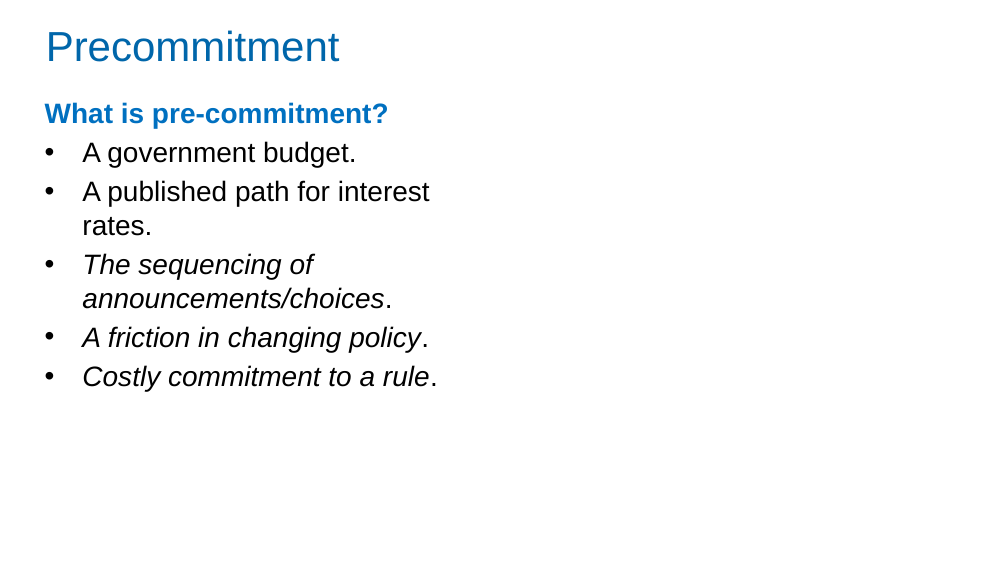
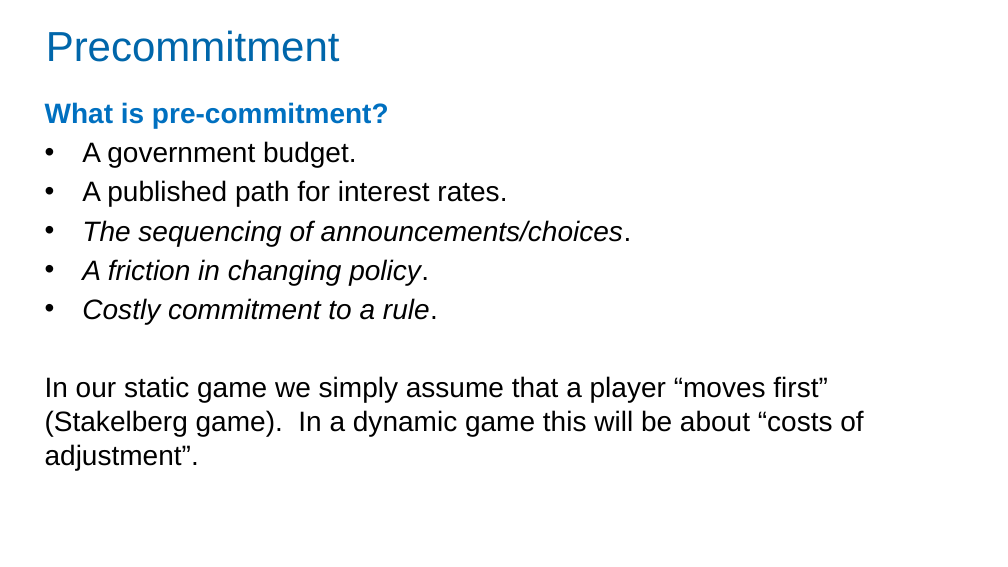
Before and after one commit to Zjub/TVHENZ, a slide deck: slide 10 of MF coordination/SI_game/Monetary and Fiscal Policy Coordination.pptx. Drawn at 1008x567 pixels with LibreOffice and Linux fonts; fonts in the diff are those of the drawing. Boxes give left, top, right and bottom in pixels: in the first picture for what was removed or moved away, otherwise in the second. Text is boxed around its words. In the diff, an @@ line names an element or a change of style, - is before the commit and + after.

```diff
--- a/MF coordination/SI_game/Monetary and Fiscal Policy Coordination.pptx
+++ b/MF coordination/SI_game/Monetary and Fiscal Policy Coordination.pptx
@@ text at <box>45,376,863,470</box>: paragraph added @@
+In our static game we simply assume that a player “moves first” (Stakelberg game). In a dynamic game this will be about “costs of adjustment”.
```
Also in this commit, not shown: 14 other slides changed, 1 slide removed, 2 other files.
